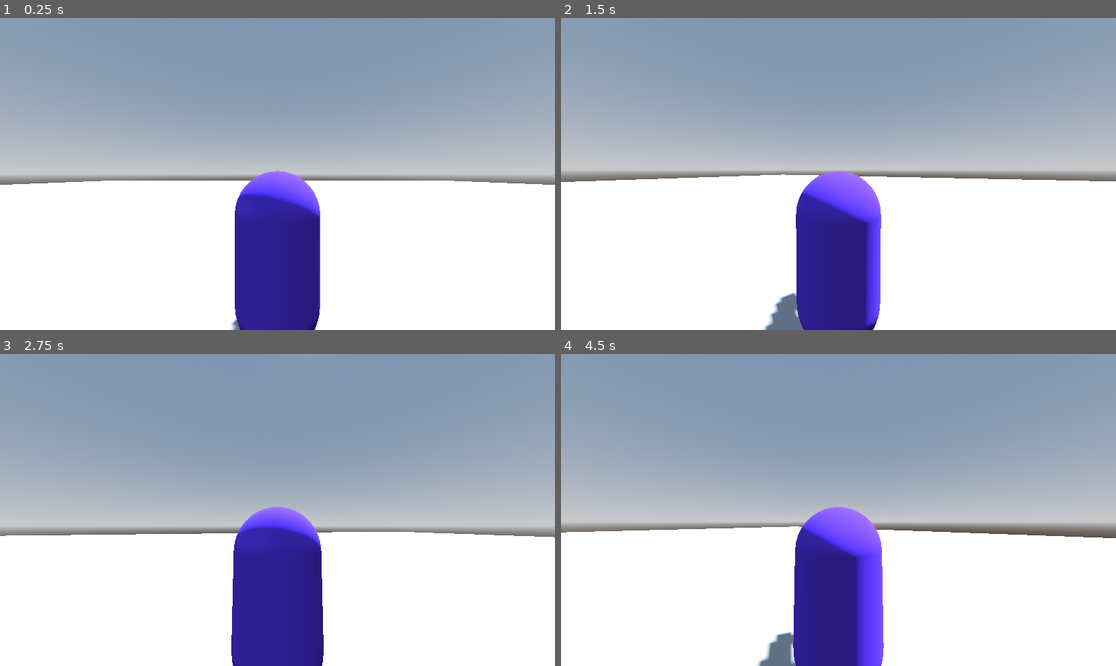
Above: before the commit, frames 1-4 (two rows, left to right).
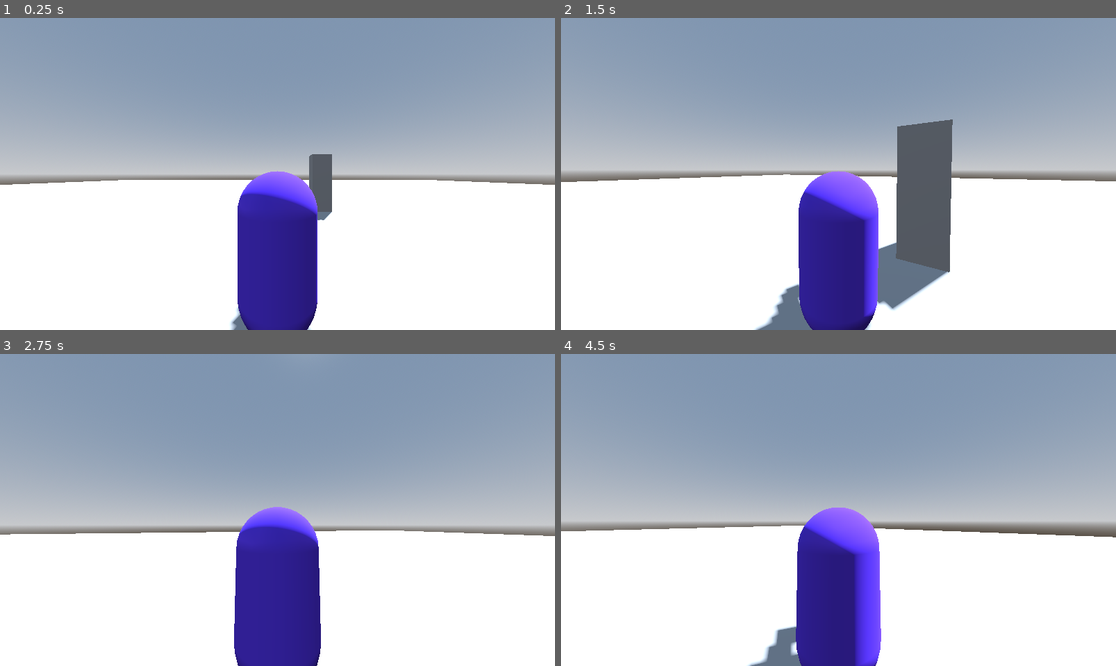
Above: after the commit, the same moments.

Repository: NxKuma/ISCS_3D
Game: Godot game, scene res://Scene/main.tscn
The game is run twice, just before and just after one commit, with the same random seed, the same clock (stepped at 60 frames per second) and the same inputs.
Inputs (mouse positions are in pixels of both pictures, inside the frame that each line leads up to):
- Up to frame 1 (0.25 s): no input
- Up to frame 2 (1.5 s): tap Enter (ui_accept) at 0.5, 0.77 s; move the mouse to (866, 174) at 0.52 s; hold W (up) from 0.53 s (still down); move the mouse to (810, 174) at 1.27 s
- Up to frame 3 (2.75 s): keep holding W (up); tap Enter (ui_accept) at 1.52 s; move the mouse to (288, 503) at 2.02 s
- Up to frame 4 (4.5 s): keep holding W (up); move the mouse to (832, 516) at 2.77 s; tap Enter (ui_accept) at 3.02, 3.77 s; move the mouse to (877, 513) at 3.52 s; move the mouse to (794, 506) at 4.27 s

The runs differ from the first frame. In frame 1, 1.5% of the frame differs, in the area x 21-79%, y 43-100%; in frame 2, 7.0%, in the area x 2-97%, y 32-100%; in frame 3, 0.8%; in frame 4, 1.1%.

Commit message:
added a few test walls in main scene
camera will snap closer to player and not clip through wall

Diff:
--- a/3rd-person-shooter/Scene/main.tscn
+++ b/3rd-person-shooter/Scene/main.tscn
@@ -18,6 +18,18 @@
 
 [sub_resource type="ConcavePolygonShape3D" id="ConcavePolygonShape3D_eume2"]
 data = PackedVector3Array(1, 0, 1, -1, 0, 1, 1, 0, -1, -1, 0, 1, -1, 0, -1, 1, 0, -1)
+
+[sub_resource type="BoxMesh" id="BoxMesh_wy14l"]
+size = Vector3(1, 3, 1)
+
+[sub_resource type="ConcavePolygonShape3D" id="ConcavePolygonShape3D_tn5e3"]
+data = PackedVector3Array(-0.5, 1.5, 0.5, 0.5, 1.5, 0.5, -0.5, -1.5, 0.5, 0.5, 1.5, 0.5, 0.5, -1.5, 0.5, -0.5, -1.5, 0.5, 0.5, 1.5, -0.5, -0.5, 1.5, -0.5, 0.5, -1.5, -0.5, -0.5, 1.5, -0.5, -0.5, -1.5, -0.5, 0.5, -1.5, -0.5, 0.5, 1.5, 0.5, 0.5, 1.5, -0.5, 0.5, -1.5, 0.5, 0.5, 1.5, -0.5, 0.5, -1.5, -0.5, 0.5, -1.5, 0.5, -0.5, 1.5, -0.5, -0.5, 1.5, 0.5, -0.5, -1.5, -0.5, -0.5, 1.5, 0.5, -0.5, -1.5, 0.5, -0.5, -1.5, -0.5, 0.5, 1.5, 0.5, -0.5, 1.5, 0.5, 0.5, 1.5, -0.5, -0.5, 1.5, 0.5, -0.5, 1.5, -0.5, 0.5, 1.5, -0.5, -0.5, -1.5, 0.5, 0.5, -1.5, 0.5, -0.5, -1.5, -0.5, 0.5, -1.5, 0.5, 0.5, -1.5, -0.5, -0.5, -1.5, -0.5)
+
+[sub_resource type="BoxMesh" id="BoxMesh_3var3"]
+size = Vector3(0.5, 3, 5)
+
+[sub_resource type="ConcavePolygonShape3D" id="ConcavePolygonShape3D_lnice"]
+data = PackedVector3Array(-0.25, 1.5, 2.5, 0.25, 1.5, 2.5, -0.25, -1.5, 2.5, 0.25, 1.5, 2.5, 0.25, -1.5, 2.5, -0.25, -1.5, 2.5, 0.25, 1.5, -2.5, -0.25, 1.5, -2.5, 0.25, -1.5, -2.5, -0.25, 1.5, -2.5, -0.25, -1.5, -2.5, 0.25, -1.5, -2.5, 0.25, 1.5, 2.5, 0.25, 1.5, -2.5, 0.25, -1.5, 2.5, 0.25, 1.5, -2.5, 0.25, -1.5, -2.5, 0.25, -1.5, 2.5, -0.25, 1.5, -2.5, -0.25, 1.5, 2.5, -0.25, -1.5, -2.5, -0.25, 1.5, 2.5, -0.25, -1.5, 2.5, -0.25, -1.5, -2.5, 0.25, 1.5, 2.5, -0.25, 1.5, 2.5, 0.25, 1.5, -2.5, -0.25, 1.5, 2.5, -0.25, 1.5, -2.5, 0.25, 1.5, -2.5, -0.25, -1.5, 2.5, 0.25, -1.5, 2.5, -0.25, -1.5, -2.5, 0.25, -1.5, 2.5, 0.25, -1.5, -2.5, -0.25, -1.5, -2.5)
 
 [node name="Main" type="Node3D"]
 
@@ -39,3 +51,21 @@
 
 [node name="CollisionShape3D" type="CollisionShape3D" parent="FloorMesh/StaticBody3D"]
 shape = SubResource("ConcavePolygonShape3D_eume2")
+
+[node name="Pillar" type="MeshInstance3D" parent="."]
+transform = Transform3D(1, 0, 0, 0, 1, 0, 0, 0, 1, 2.31008, 1.48543, -6.526)
+mesh = SubResource("BoxMesh_wy14l")
+
+[node name="StaticBody3D" type="StaticBody3D" parent="Pillar"]
+
+[node name="CollisionShape3D" type="CollisionShape3D" parent="Pillar/StaticBody3D"]
+shape = SubResource("ConcavePolygonShape3D_tn5e3")
+
+[node name="Wall" type="MeshInstance3D" parent="."]
+transform = Transform3D(1, 0, 0, 0, 1, 0, 0, 0, 1, -4.47912, 1.51283, 3.03739)
+mesh = SubResource("BoxMesh_3var3")
+
+[node name="StaticBody3D" type="StaticBody3D" parent="Wall"]
+
+[node name="CollisionShape3D" type="CollisionShape3D" parent="Wall/StaticBody3D"]
+shape = SubResource("ConcavePolygonShape3D_lnice")
--- a/3rd-person-shooter/Scene/player.tscn
+++ b/3rd-person-shooter/Scene/player.tscn
@@ -34,7 +34,7 @@
 
 [node name="Camera3D" type="Camera3D" parent="CamOrigin/SpringArm3D"]
 transform = Transform3D(1, 0, 0, 0, 1, 0, 0, 0, 1, 0, -0.0889238, 1.98577)
-fov = 86.5306
+fov = 90.0
 
 [node name="DirMesh" type="MeshInstance3D" parent="."]
 transform = Transform3D(0.5, 0, 0, 0, 0.5, 0, 0, 0, 0.5, 0, 0.649662, -0.716027)
Not shown: 1 places in 3rd-person-shooter/Scene/main.tscn that only renumber resources
